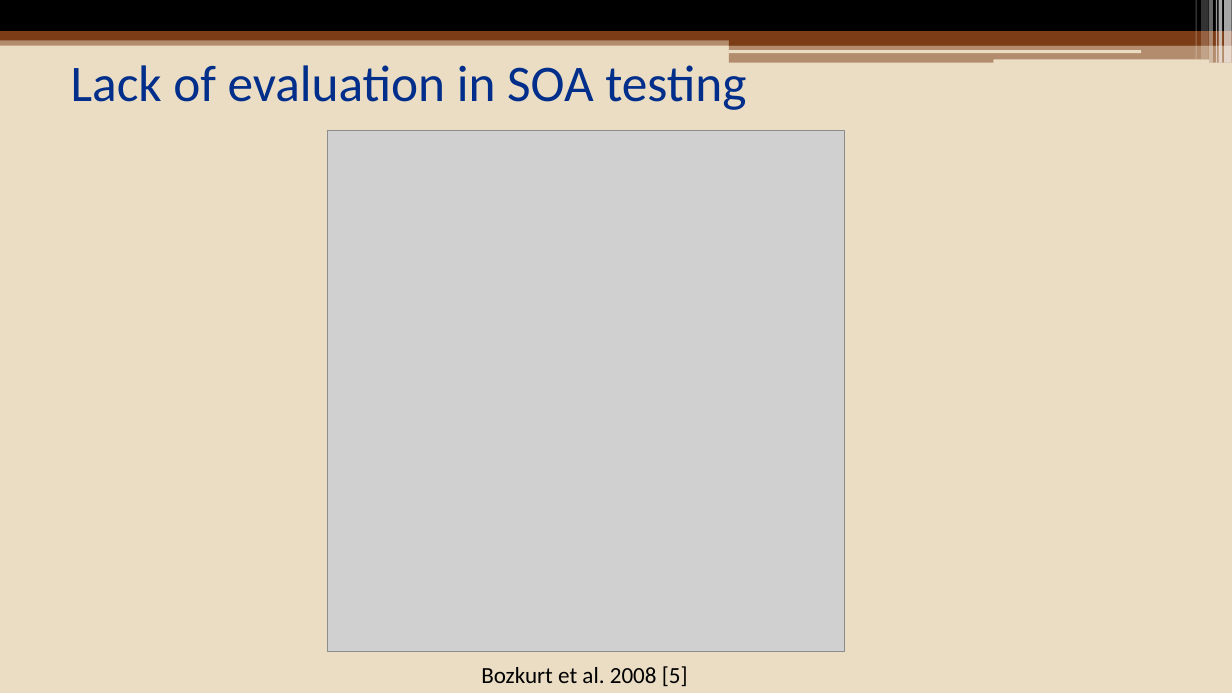
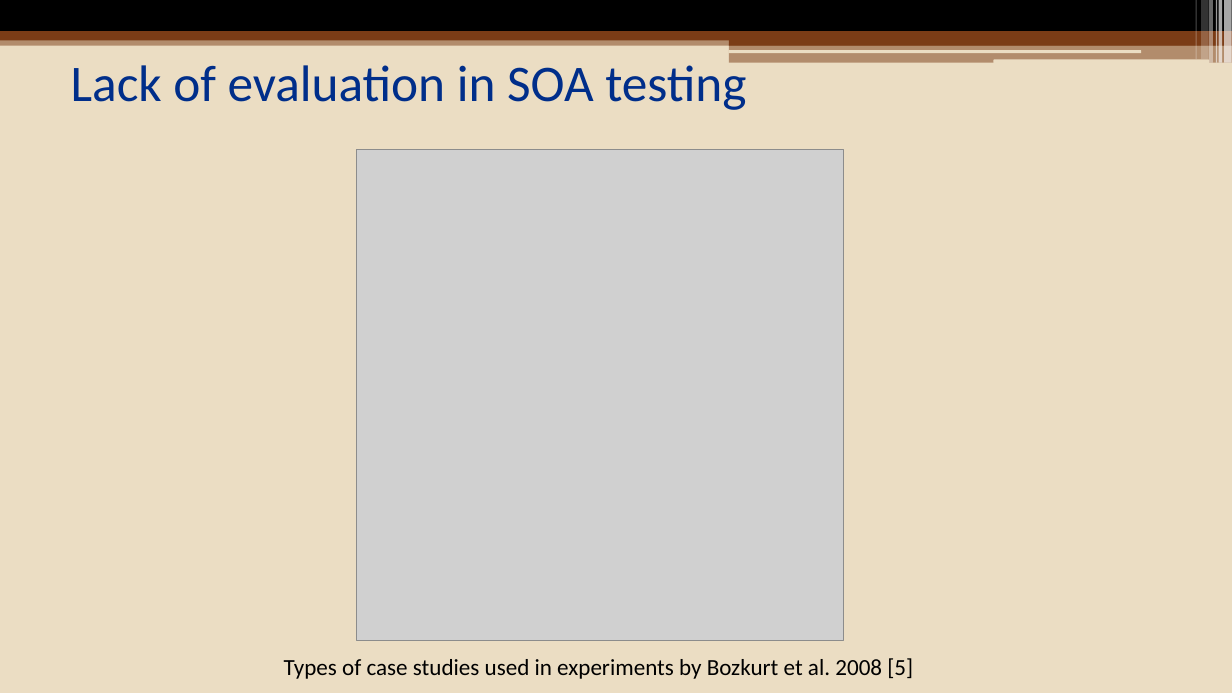
Before and after one commit to eozer/cinco_seminar, a slide deck: slide 34 of presentation/cinco_presentation.pptx (slide 20 before the commit). Drawn at 1232x693 pixels with LibreOffice and Linux fonts; fonts in the diff are those of the drawing; grey boxes stand for pictures. Boxes give left, top, right and bottom in pixels: in the first picture for what was removed or moved away, otherwise in the second. Text is boxed around its words. In the diff, an @@ line names an element or a change of style, - is before the commit and + after.

```diff
--- a/presentation/cinco_presentation.pptx
+++ b/presentation/cinco_presentation.pptx
@@ picture: place and size @@
-picture at [328,131,845,652]
+picture at [357,149,845,640]
@@ text at [284,658,913,679]: text changed @@
-Bozkurt et al. 2008 [5]
+Types of case studies used in experiments by Bozkurt et al. 2008 [5]
```
Also in this commit, not shown: 5 other slides changed, 15 slides added.
